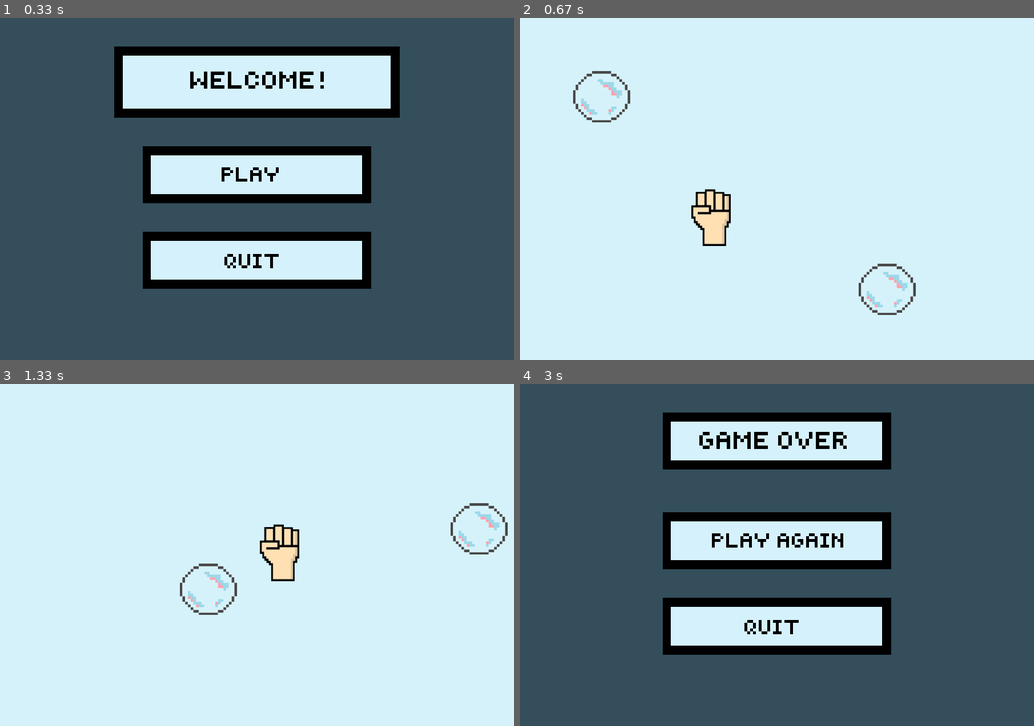
Above: before the commit, frames 1-4 (two rows, left to right).
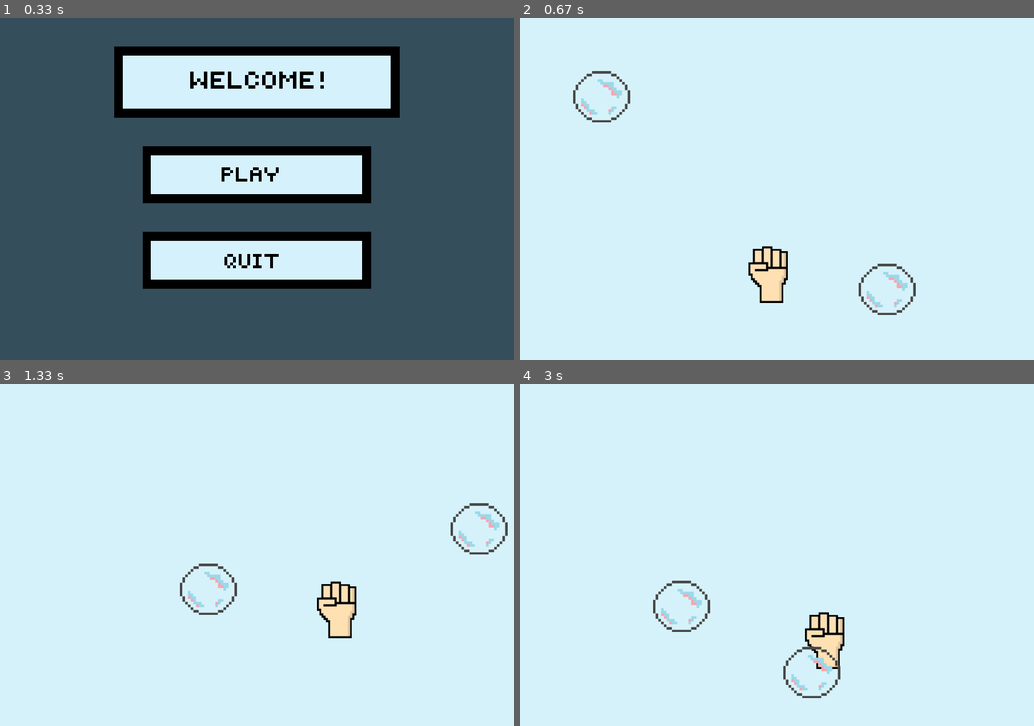
Above: after the commit, the same moments.

Repository: Kakechu/pygamebubbles
Game: pygame game, started from Bubbles.py
Two runs of this game, one before a commit and one after it. Both use one fixed random seed, a clock stepped at 60 frames per second and the inputs below.
Inputs (mouse positions are in pixels of both pictures, inside the frame that each line leads up to):
- Up to frame 1 (0.33 s): no input
- Up to frame 2 (0.67 s): click (777, 189) at 0.38 s
- Up to frame 3 (1.33 s): hold Right 0.67-1.13 s; move the mouse to (262, 575) at 0.7 s; hold Up from 1.17 s (still down)
- Up to frame 4 (3 s): release Up at 1.47 s; hold Right 1.5-1.97 s; hold Left 2-2.53 s; hold Down 2.57-2.87 s; hold Left from 2.9 s (still down)

Frame 1 is identical in both runs. In frame 2, 2.0% of the frame differs, in the area x 33-53%, y 50-84%; in frame 3, 2.0%; in frame 4, 88%, in the area x 0-100%, y 0-100%.

Commit message:
edit hand coordinate and  readme file

Diff:
--- a/Bubbles.py
+++ b/Bubbles.py
@@ -167,8 +167,8 @@
 
     #define hand speed and start position
     hand_speed = 1
-    handArea.left = 300
-    handArea.top = 300
+    handArea.left = 400
+    handArea.top = 400
 
     #create bubble instance
     bubble_1 = Bubble(500, 500, bubble, [1,1])
Not shown, changed: README.md
